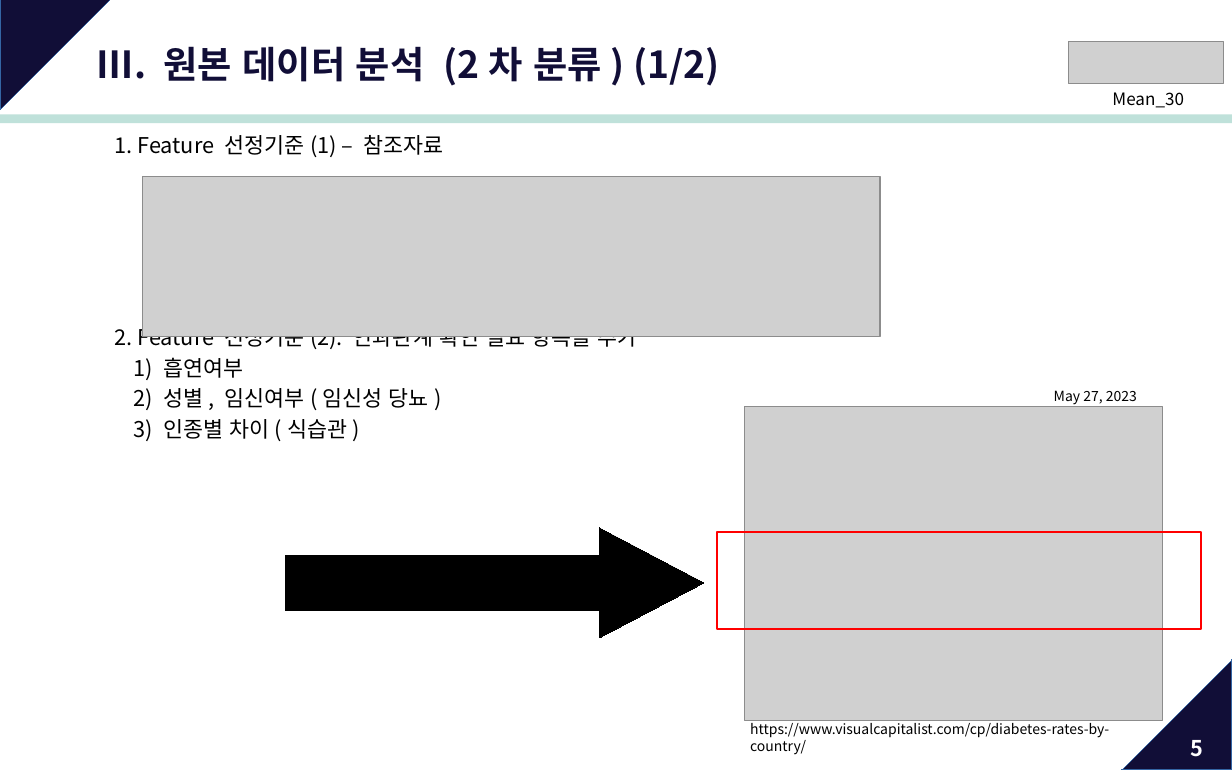
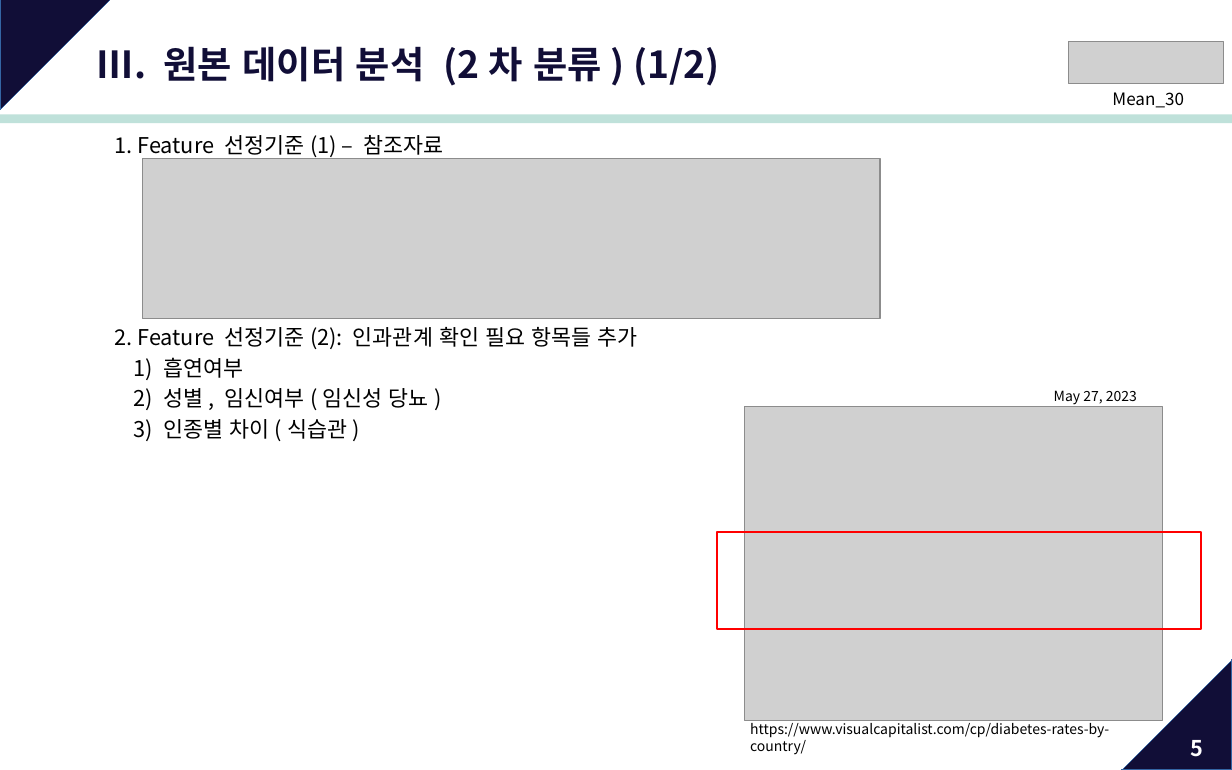
Before and after one commit to jinucho/K_digital_training, a slide deck: slide 5 of Mean_30/PPT)MLP_당뇨병 예측모델(W)_v9_240105.odp. Drawn at 1232x770 pixels with LibreOffice and Linux fonts; fonts in the diff are those of the drawing; grey boxes stand for pictures. Boxes give left, top, right and bottom in pixels: in the first picture for what was removed or moved away, otherwise in the second. Text is boxed around its words. In the diff, an @@ line names an element or a change of style, - is before the commit and + after.

```diff
--- a/Mean_30/PPT)MLP_당뇨병 예측모델(W)_v9_240105.odp
+++ b/Mean_30/PPT)MLP_당뇨병 예측모델(W)_v9_240105.odp
@@ picture: place and size @@
-picture at [142,177,880,337]
+picture at [142,159,880,319]
@@ right arrow removed at [286,528,704,637] @@
```
Also in this commit, not shown: 4 other slides changed, 2 other files.
